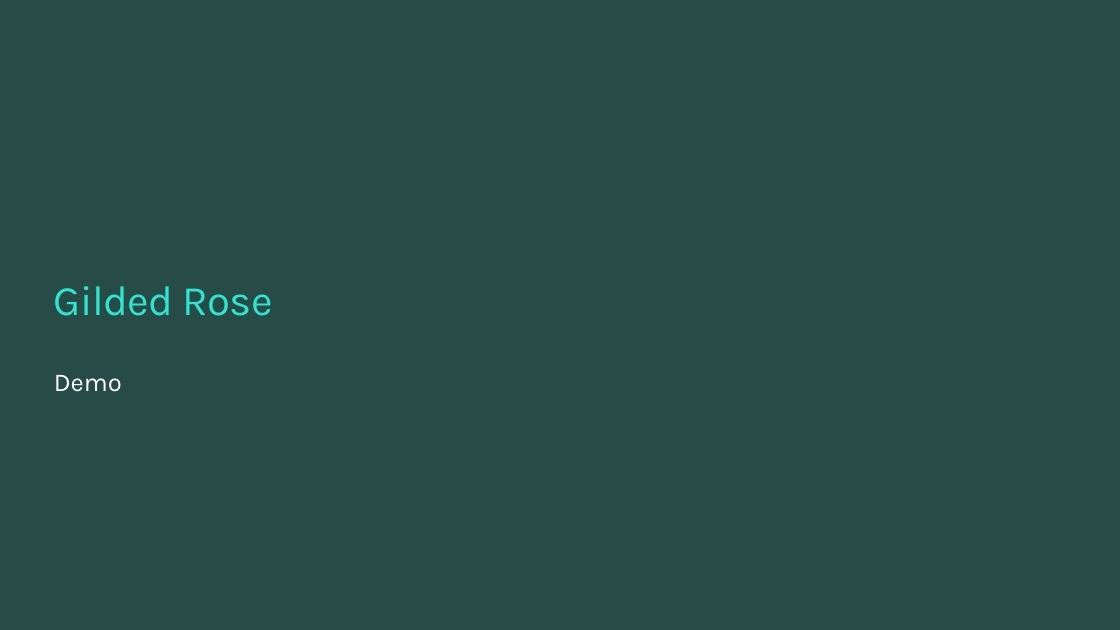
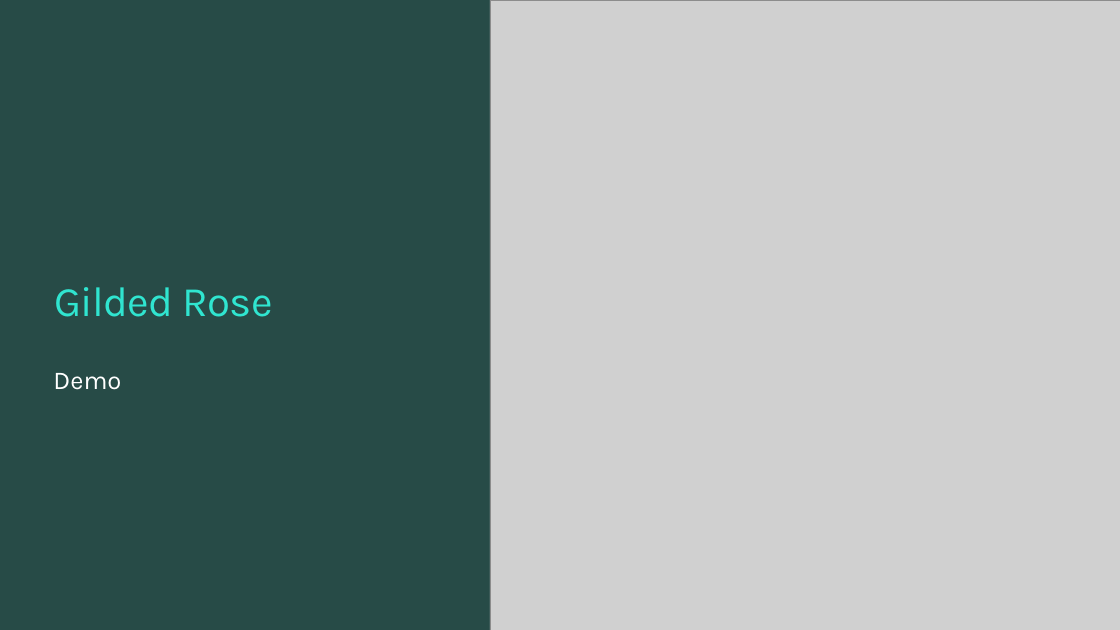
Before and after one commit to ondfisk/BDSA2019, a slide deck: slide 3 of Slides/Lecture07 - Design Patterns in Practice.pptx. Drawn at 1120x630 pixels with LibreOffice and Linux fonts; fonts in the diff are those of the drawing; grey boxes stand for pictures; background and template pictures are left out. Boxes give left, top, right and bottom in pixels: in the first picture for what was removed or moved away, otherwise in the second. Text is boxed around its words. In the diff, an @@ line names an element or a change of style, - is before the commit and + after.

Commit message:
Lecture 7

```diff
--- a/Slides/Lecture07 - Design Patterns in Practice.pptx
+++ b/Slides/Lecture07 - Design Patterns in Practice.pptx
@@ picture added at <box>490,0,1120,630</box> @@
@@ title "Gilded Rose" at <box>54,287,272,317</box>: line spacing 0.9 to 1 @@
```
Also in this commit, not shown: 2 other slides changed, 1 slide added, 6 other files.
